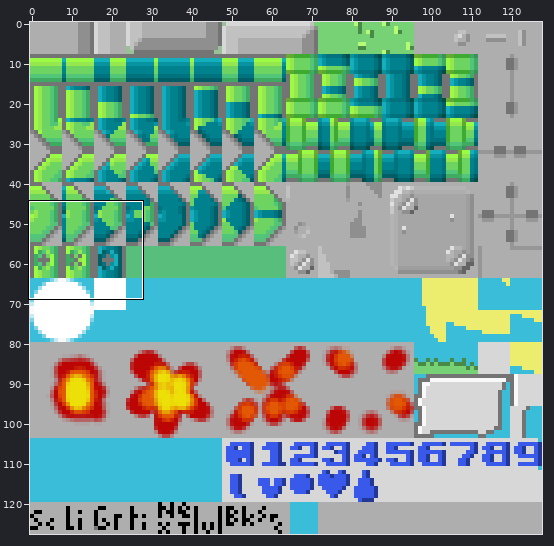
Edited in one commit: sprite sheet (tiles3.png). Above: a wide view before the commit, with the close-up outlined.
Close-up. The starting point:
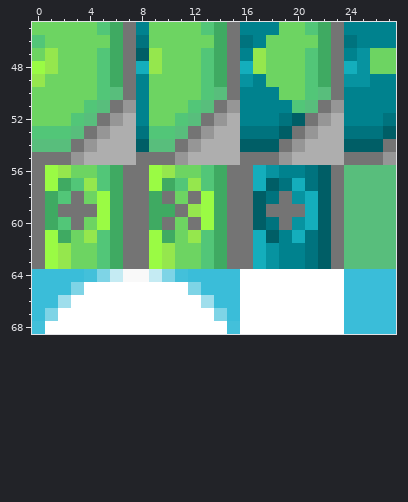
The file is 128x128 pixels. Colours within 5 levels of each other are drawn and written as one. Shown: x 0..27, y 45..68.
And afterwards:
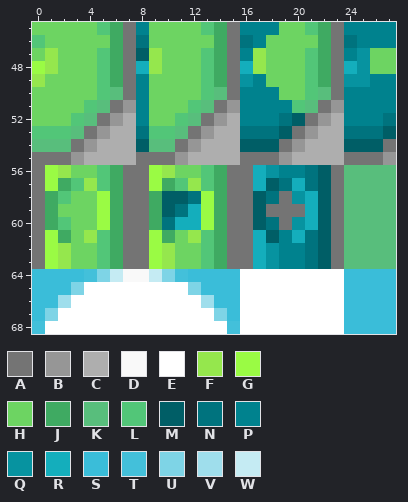
Palette (. is transparent): A #747474  B #969696  C #aeaeae  D #f9f9f9  E #ffffff  F #95e74d  G #9afb44  H #6dd462  J #3faa62  K #58be7c  L #52c678  M #005e66  N #00737e  P #00828e  Q #0793a0  R #14aebc  S #3abdd9  T #43c0da  U #7ed4e6  V #9fdeec  W #c5ebf3
Difference:
The author changed colour A to colour H in row 58 at x 3; in row 59 at x 2 to 4; in row 60 at x 3.
The author changed colour A to colour M in row 58 at x 10.
The author changed colour H to colour M in row 58 at x 11.
The author changed colour J to colour M in row 59 at x 10.
The author changed colour A to colour N in row 58 at x 12; in row 59 at x 11; in row 60 at x 10.
The author changed colour A to colour R in row 60 at x 12.
The author changed colour F to colour R in row 59 at x 12.
The author changed colour H to colour R in row 60 at x 11.
